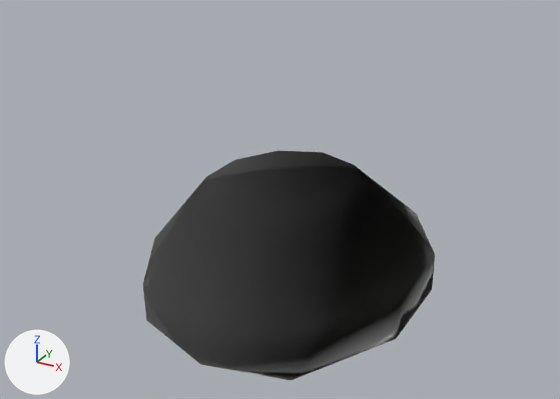
The FBX model unreal/Art/Export/Pickups/SM_Pickup_Gem_Ruby_2.fbx: old version first, new version second.
One viewpoint serves both versions: a camera (50 mm lens) standing at (0.1219, -0.231, 0.1821) and looking at (-0.006, 0.0017, 0.0658). Lighting does not change. The marker at lower left points along +X, +Y and +Z. The first picture is the older version.

Names of what the first picture shows: 'SM_Pickup_Gem_Ruby_2'.
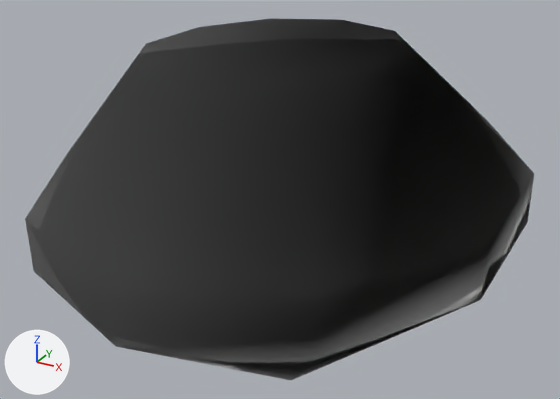
Boxes [x1, y1, x2, y2] around the edits, measured in the pictures (560 x 399 px):
'SM_Pickup_Gem_Ruby_2', reshaped (74% wider, 58% taller)
    before: [143, 151, 435, 380]
    after: [25, 18, 534, 380]

What changed in the scene script:
```text
Change me_sm_pickup_gem_ruby_2:
    remove me_sm_pickup_gem_ruby_2.from_pydata(...)  # 62 vertices, 96 faces; spans x -0.05..0.0497, y -0.0621..0.0619, z -0.013..0.0759
    add me_sm_pickup_gem_ruby_2.from_pydata(...)  # 62 vertices, 96 faces; spans x -0.0789..0.0786, y -0.1001..0.0999, z -0.013..0.1246
    me_sm_pickup_gem_ruby_2 part 1
    me_sm_pickup_gem_ruby_2.vertices[31].co: (0.0, -0.0619, 0.0338) -> (0.0, -0.0999, 0.0634)  # pixel (200, 364) -> pixel (115, 346)
    me_sm_pickup_gem_ruby_2.vertices[32].co: (0.0313, -0.0496, 0.0339) -> (0.0491, -0.0803, 0.0636)  # pixel (305, 372) -> pixel (314, 360)
    me_sm_pickup_gem_ruby_2.vertices[33].co: (0.0314, -0.0496, 0.0488) -> (0.0493, -0.0803, 0.0822)  # pixel (306, 332) -> pixel (316, 298)
    me_sm_pickup_gem_ruby_2.vertices[34].co: (0.0001, -0.0621, 0.0487) -> (0.0001, -0.1001, 0.0822)  # pixel (198, 325) -> pixel (109, 285)
    me_sm_pickup_gem_ruby_2.vertices[35].co: (0.0139, -0.028, 0.0757) -> (0.0217, -0.0462, 0.1244)  # pixel (289, 215) -> pixel (284, 85)
    me_sm_pickup_gem_ruby_2.vertices[36].co: (-0.0027, -0.0348, 0.0756) -> (-0.0046, -0.0568, 0.1243)  # pixel (235, 213) -> pixel (184, 83)
    me_sm_pickup_gem_ruby_2.vertices[38].co: (0.0497, -0.0186, 0.0342) -> (0.0786, -0.0304, 0.0638)  # pixel (395, 338) -> pixel (480, 300)
    me_sm_pickup_gem_ruby_2.vertices[39].co: (0.0497, -0.0186, 0.0488) -> (0.0786, -0.0303, 0.0822)  # pixel (398, 301) -> pixel (487, 243)
    me_sm_pickup_gem_ruby_2.vertices[40].co: (0.0234, -0.0118, 0.0758) -> (0.0371, -0.0197, 0.1244)  # pixel (337, 203) -> pixel (372, 71)
    me_sm_pickup_gem_ruby_2.vertices[41].co: (0.0497, 0.0186, 0.0342) -> (0.0786, 0.0304, 0.0638)  # pixel (432, 289) -> pixel (527, 222)
    me_sm_pickup_gem_ruby_2.vertices[42].co: (0.0496, 0.0187, 0.0489) -> (0.0785, 0.0304, 0.0824)  # pixel (435, 254) -> pixel (534, 173)
    me_sm_pickup_gem_ruby_2.vertices[43].co: (0.0233, 0.0076, 0.0758) -> (0.037, 0.0124, 0.1245)  # pixel (359, 183) -> pixel (410, 49)
    me_sm_pickup_gem_ruby_2.vertices[44].co: (0.0313, 0.0496, 0.0339) -> (0.0491, 0.0803, 0.0636)
    me_sm_pickup_gem_ruby_2.vertices[45].co: (0.0313, 0.0495, 0.0492) -> (0.0491, 0.0803, 0.0826)  # pixel (416, 213) -> pixel (488, 121)
    me_sm_pickup_gem_ruby_2.vertices[46].co: (0.0137, 0.0237, 0.0759) -> (0.0215, 0.0387, 0.1246)  # pixel (353, 164) -> pixel (394, 30)
    me_sm_pickup_gem_ruby_2.vertices[47].co: (0.0, 0.0619, 0.0338) -> (0.0, 0.0999, 0.0634)
    me_sm_pickup_gem_ruby_2.vertices[48].co: (0.0001, 0.0619, 0.0492) -> (0.0001, 0.0999, 0.0826)
    me_sm_pickup_gem_ruby_2.vertices[49].co: (-0.0026, 0.0302, 0.0759) -> (-0.0045, 0.0492, 0.1246)  # pixel (322, 152) -> pixel (341, 19)
    me_sm_pickup_gem_ruby_2.vertices[50].co: (-0.0313, 0.0496, 0.0339) -> (-0.0491, 0.0803, 0.0636)
    me_sm_pickup_gem_ruby_2.vertices[51].co: (-0.0313, 0.0497, 0.0488) -> (-0.0492, 0.0804, 0.0823)
    me_sm_pickup_gem_ruby_2.vertices[52].co: (-0.0192, 0.0239, 0.0757) -> (-0.0308, 0.039, 0.1243)  # pixel (277, 150) -> pixel (270, 18)
    me_sm_pickup_gem_ruby_2.vertices[53].co: (-0.0497, 0.0186, 0.0342) -> (-0.0786, 0.0304, 0.0638)
    me_sm_pickup_gem_ruby_2.vertices[54].co: (-0.0499, 0.0188, 0.0483) -> (-0.0788, 0.0305, 0.0817)
    me_sm_pickup_gem_ruby_2.vertices[55].co: (-0.0291, 0.0077, 0.0754) -> (-0.0466, 0.0126, 0.1241)  # pixel (235, 159) -> pixel (199, 26)
    me_sm_pickup_gem_ruby_2.vertices[56].co: (-0.0497, -0.0186, 0.0342) -> (-0.0786, -0.0304, 0.0638)
    me_sm_pickup_gem_ruby_2.vertices[57].co: (-0.05, -0.0187, 0.0481) -> (-0.0789, -0.0304, 0.0815)  # pixel (154, 238) -> pixel (67, 153)
    me_sm_pickup_gem_ruby_2.vertices[58].co: (-0.0292, -0.012, 0.0753) -> (-0.0467, -0.0198, 0.124)  # pixel (206, 176) -> pixel (146, 43)
    me_sm_pickup_gem_ruby_2.vertices[59].co: (-0.0313, -0.0496, 0.0339) -> (-0.0491, -0.0803, 0.0636)  # pixel (146, 320) -> pixel (33, 271)
    me_sm_pickup_gem_ruby_2.vertices[60].co: (-0.0314, -0.0498, 0.0484) -> (-0.0493, -0.0805, 0.0818)  # pixel (142, 284) -> pixel (25, 218)
    me_sm_pickup_gem_ruby_2.vertices[61].co: (-0.0195, -0.0283, 0.0754) -> (-0.031, -0.0465, 0.1241)  # pixel (203, 196) -> pixel (133, 64)
    other edits to the shape of me_sm_pickup_gem_ruby_2 do not show in these pictures
```
